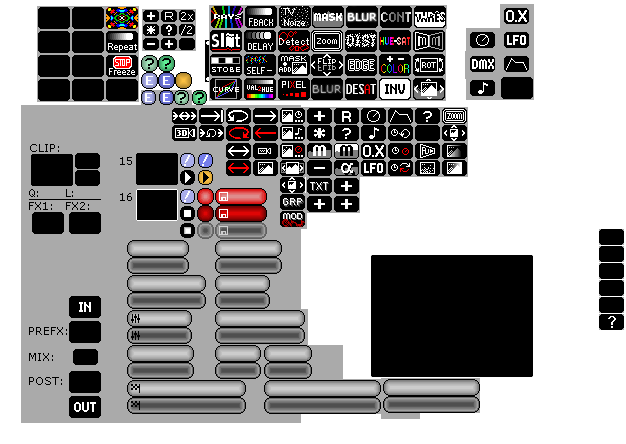
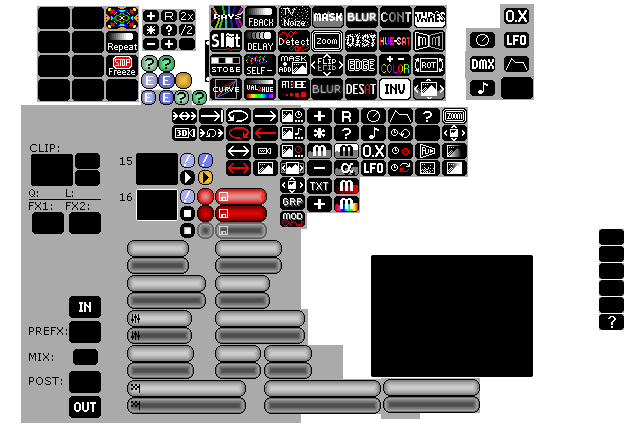
Revision of a layered 626×444 image; what changed, layer by layer:
painted on "New Layer#4" over [335, 180, 358, 211]
painted on "EffectIcons" over [285, 81, 306, 88]
